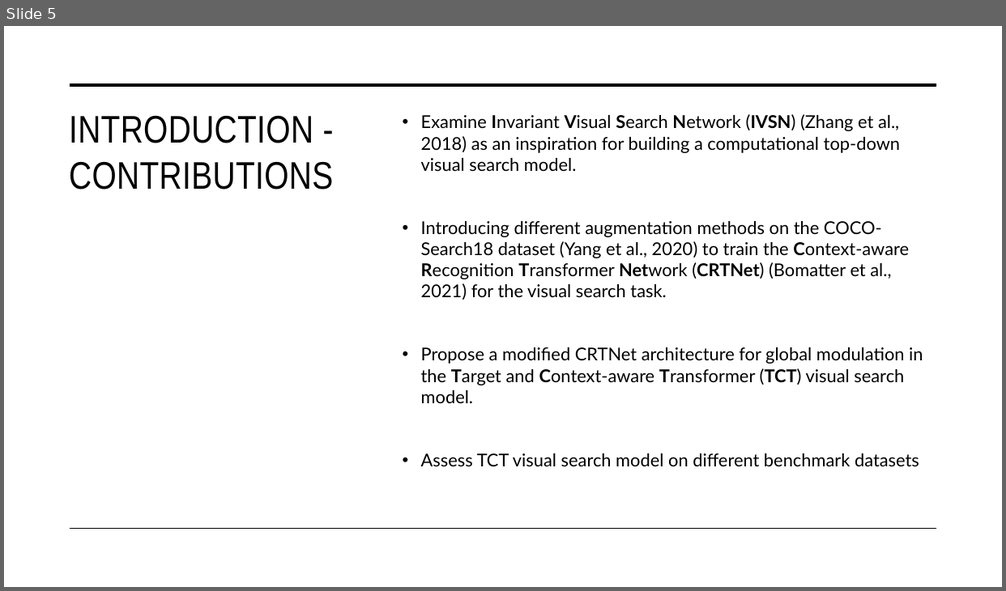
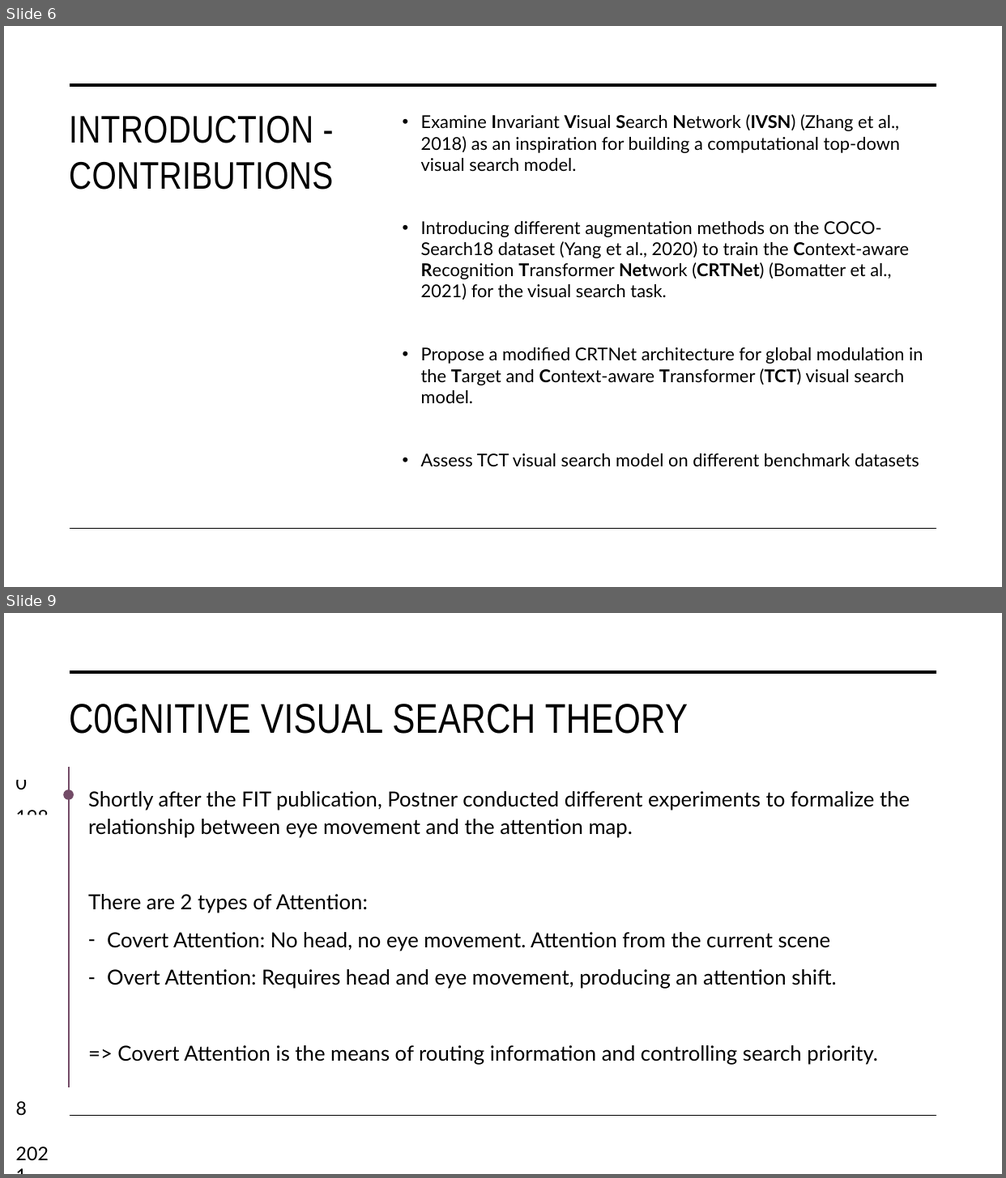
Before and after one commit to tuanisworkingonsomeprojects/TCT-visual-search, a slide deck: Presentation/FYP_NguyenTuan_Presentation.pptx. Shown one above the other, each under a label of ours: slide 5 before the commit, slides 6 and 9 after it; the slides between them are not shown. The pictures are 1006x591 and 1006x1178 pixels, drawn with LibreOffice and Linux fonts; fonts in the diff are those of the drawing. Boxes give left, top, right and bottom in pixels: in the first picture for what was removed or moved away, otherwise in the second. Text is boxed around its words. In the diff, an @@ line names an element or a change of style, - is before the commit and + after.

```diff
--- a/Presentation/FYP_NguyenTuan_Presentation.pptx
+++ b/Presentation/FYP_NguyenTuan_Presentation.pptx
@@ slide 9 added at [4, 613, 1002, 1174], background #FFFFFF @@
@@ rectangle added at [13, 613, 63, 780], fill #FFFFFF @@
@@ line added from (70, 672) to (937, 672), #000000 3.5 pt @@
@@ title added at [69, 704, 688, 734], 40 pt, text #000000 @@
+C0GNITIVE VISUAL SEARCH THEORY
@@ text added at [9, 746, 63, 776], 18 pt, text #000000 @@
+1980
@@ text added at [9, 735, 63, 1037], 18 pt, text #000000 @@
+1980
+1980
+1984
+1994
+1998
+2018
+2021
@@ line added from (68, 766) to (68, 1088), #734B67 1.5 pt @@
@@ ellipse added at [63, 790, 74, 800], fill #734B67 @@
@@ text added at [88, 791, 910, 1065], 20 pt, text #000000 @@
+Shortly after the FIT publication, Postner conducted different experiments to formalize the relationship between eye movement and the attention map.
+There are 2 types of Attention:
+– Covert Attention: No head, no eye movement. Attention from the current scene
+– Overt Attention: Requires head and eye movement, producing an attention shift.
+=> Covert Attention is the means of routing information and controlling search priority.
@@ rectangle added at [13, 815, 63, 1095], fill #FFFFFF @@
@@ line added from (70, 1116) to (937, 1116), #000000 1 pt @@
@@ what was slide 5 is now slide 6 @@
```
Also in this commit, not shown: 1 slide changed, 32 other slides added, 1 slide removed, 4 other files.
